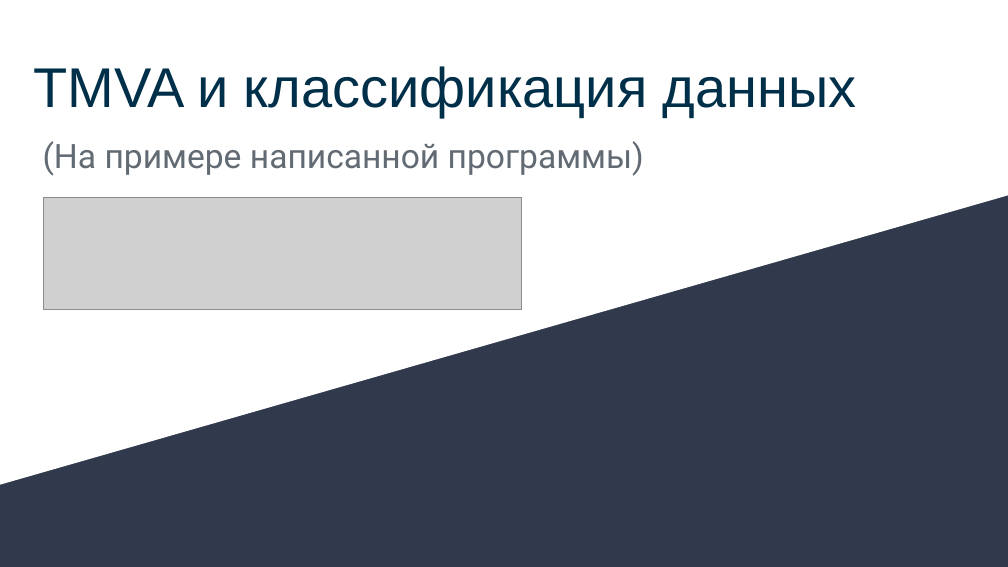
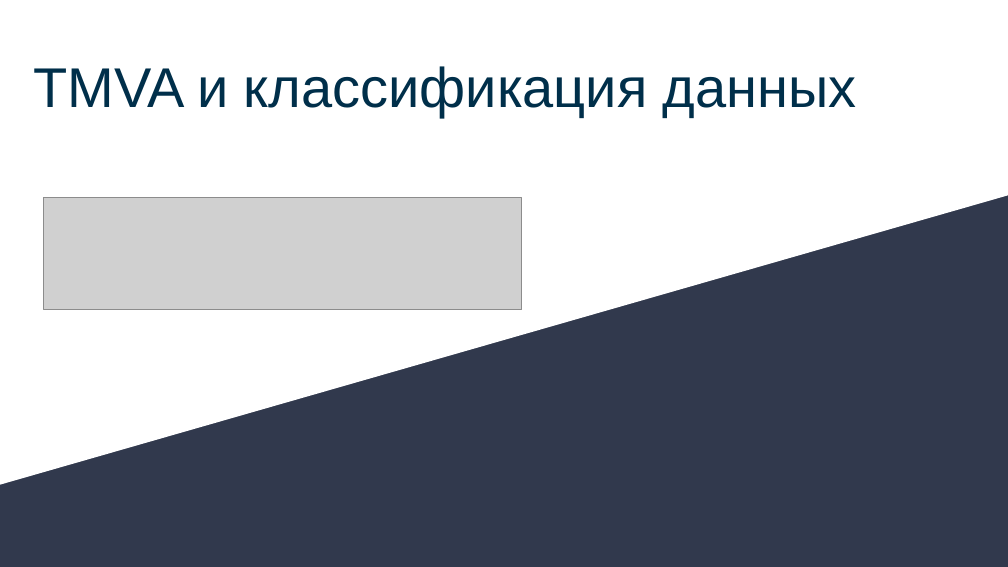
Before and after one commit to AlexanderUzunyan/TestProject, a slide deck: slide 1 of neuro/doc/TMVA.odp. Drawn at 1008x567 pixels with LibreOffice and Linux fonts; fonts in the diff are those of the drawing; grey boxes stand for pictures. Boxes give left, top, right and bottom in pixels: in the first picture for what was removed or moved away, otherwise in the second. Text is boxed around its words. In the diff, an @@ line names an element or a change of style, - is before the commit and + after.

```diff
--- a/neuro/doc/TMVA.odp
+++ b/neuro/doc/TMVA.odp
@@ subtitle removed at (43,141,644,176) @@
-(На примере написанной программы)
```
Also in this commit, not shown: 7 other slides changed, 3 slides added, 1 slide removed.
